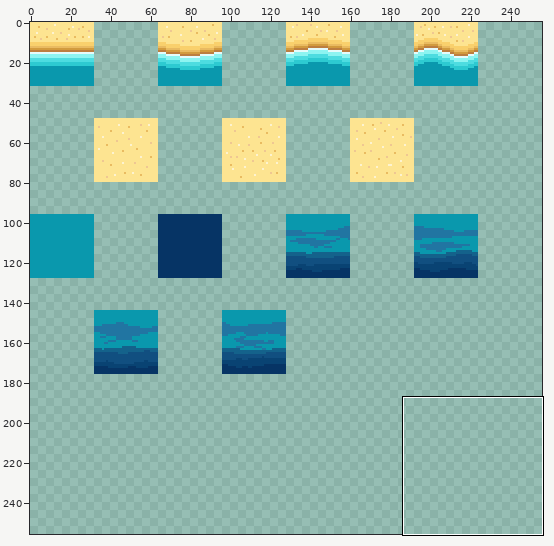
Two versions of one pixel-art file, Assets/game-assets/tiles/Ocean/OceanTiles.aseprite. The first picture is a wide view before the edit; the outline marks the close-up.
Close-up. Earlier state:
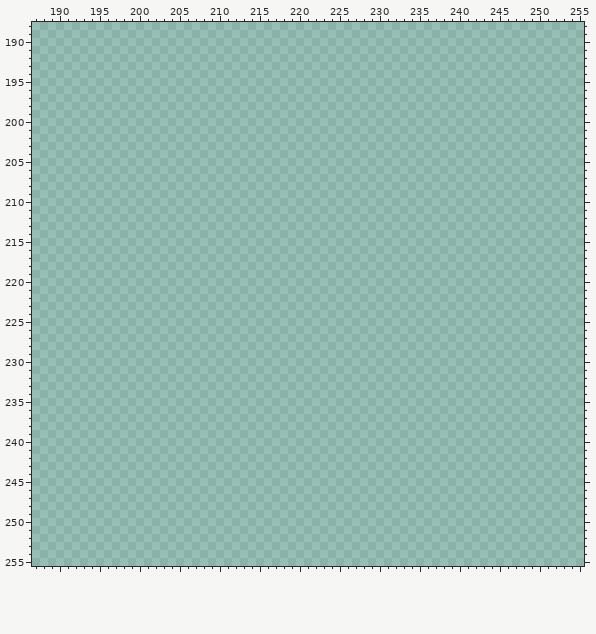
256x256 pixels, 1 frame. Shown: x 187..255, y 188..255. The commit also changed other parts of the picture, which this record leaves out.
And afterwards:
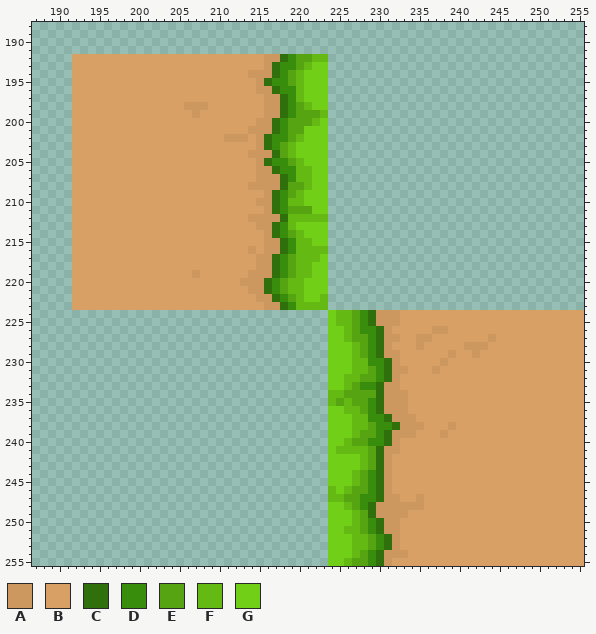
Palette (. is transparent): A #cd9760  B #d9a066  C #2f700d  D #388d0c  E #56a411  F #64ba12  G #70cf16
From old to new:
Changed rows in their new state; - is an unchanged pixel.
first column x 192:
192 BBBBBBBBBBBBBBBBBBBBBBBBAACDEEFF--------------------------------
193 BBBBBBBBBBBBBBBBBBBBBBBBACDDEFGG--------------------------------
194 BBBBBBBBBBBBBBBBBBBBBBAAACDEFGGG--------------------------------
195 BBBBBBBBBBBBBBBBBBBBBBBACDDEFGGG--------------------------------
196 BBBBBBBBBBBBBBBBBBBBBBBAACDDFGGG--------------------------------
197 BBBBBBBBBBBBBBBBBBBBBBBBAACDFGGG--------------------------------
198 BBBBBBBBBBBBBBAAABBBBBBBAACDEFGG--------------------------------
199 BBBBBBBBBBBBBBBABBBBBBBBAACDEEEF--------------------------------
200 BBBBBBBBBBBBBBBBBBBBBBBAACDEEEFG--------------------------------
201 BBBBBBBBBBBBBBBBBBBBBBAAACDEEGGG--------------------------------
202 BBBBBBBBBBBBBBBBBBBAAABACDDEFGGG--------------------------------
203 BBBBBBBBBBBBBBBBBBBBBBBACDEFGGGG--------------------------------
204 BBBBBBBBBBBBBBBBBBBBBBAAACEFGGGG--------------------------------
205 BBBBBBBBBBBBBBBBBBBBBBBACDDEFGGG--------------------------------
206 BBBBBBBBBBBBBBBBBBBBBBBAACDDFFGG--------------------------------
207 BBBBBBBBBBBBBBBBBBBBBBBAAACDFFGG--------------------------------
208 BBBBBBBBBBBBBBBBBBBBBBAAAACEEFGG--------------------------------
209 BBBBBBBBBBBBBBBBBBBBBBBBACDEFGGG--------------------------------
210 BBBBBBBBBBBBBBBBBBBBBBBAACDFFGGG--------------------------------
211 BBBBBBBBBBBBBBBBBBBBBBBBACDEEEGG--------------------------------
212 BBBBBBBBBBBBBBBBBBBBBBAAAACFFFFF--------------------------------
213 BBBBBBBBBBBBBBBBBBBBBBBAACDFGGGG--------------------------------
214 BBBBBBBBBBBBBBBBBBBBBBBBACDEFGGG--------------------------------
215 BBBBBBBBBBBBBBBBBBBBBBBBAACDFFGG--------------------------------
216 BBBBBBBBBBBBBBBBBBBBBBABAACDFFFF--------------------------------
217 BBBBBBBBBBBBBBBBBBBBBBBAACDEFFFG--------------------------------
218 BBBBBBBBBBBBBBBBBBBBBBBAACDEFFGG--------------------------------
219 BBBBBBBBBBBBBBBABBBBBBAAACDEFFGG--------------------------------
220 BBBBBBBBBBBBBBBBBBBBBAAACDEFFGGG--------------------------------
221 BBBBBBBBBBBBBBBBBBBBBBAACDEFFGGG--------------------------------
222 BBBBBBBBBBBBBBBBBBBBBBBAACDEFGGF--------------------------------
223 BBBBBBBBBBBBBBBBBBBBBBBBAACDFFFF--------------------------------
224 --------------------------------GFFEDCAAABBBBBBBBBBBBBBBBBBBBBBB
225 --------------------------------GFFEDCAAABBBBBBBBBBBBBBBBBBBBBBB
226 --------------------------------GGFEDDCABBBBBAABBBBBBBBBBBBBBBBB
227 --------------------------------GGFEEDCAABBAABBBBBBBABBBBBBBBBBB
228 --------------------------------GGGFEDCABBBABBBBBAAABBBBBBBBBBBB
229 --------------------------------GGGFEDCAABBBBBBABBABBBBBBBBBBBBB
230 --------------------------------GGGFFDDCABBBBBABBBBBBBBBBBBBBBBB
231 --------------------------------GGGFFEDCAABBBABBBBBBBBBBBBBBBBBB
232 --------------------------------GGFFEEDCABBBBBBBBBBBBBBBBBBBBBBB
233 --------------------------------GGFEDDCAABBBBBBBBBBBBBBBBBBBBBBB
234 --------------------------------FFEEEECAAABBBBBBBBBBBBBBBBBBBBBB
235 --------------------------------FEFEEDCAAABBBBBBBBBBBBBBBBBBBBBB
236 --------------------------------GGFFEDCAAABBBBBBBBBBBBBBBBBBBBBB
237 --------------------------------GGGFFDDCAAABBBBBBBBBBBBBBBBBBBBB
238 --------------------------------GGGFFEDDCAAABBBABBBBBBBBBBBBBBBB
239 --------------------------------GGGFEEDCAAABBBABBBBBBBBBBBBBBBBB
240 --------------------------------GGFEEDDCABBBBBBBBBBBBBBBBBBBBBBB
241 --------------------------------GFFFFECAABBBBBBBBBBBBBBBBBBBBBBB
242 --------------------------------GGGGFECABBBBBBBBBBBBBBBBBBBBBBBB
243 --------------------------------GGGGFECABBBBBBBBBBBBBBBBBBBBBBBB
244 --------------------------------GGGFEDCABBBBBBBBBBBBBBBBBBBBBBBB
245 --------------------------------GGGFEDCABBBBBBBBBBBBBBBBBBBBBBBB
246 --------------------------------FGFEEDCABBBBBBBBBBBBBBBBBBBBBBBB
247 --------------------------------FFEEDDCAABBABBBBBBBBBBBBBBBBBBBB
248 --------------------------------GGFEDCAAAAAABBBBBBBBBBBBBBBBBBBB
249 --------------------------------GGGFECAAAABBBBBBBBBBBBBBBBBBBBBB
250 --------------------------------GGGFEDCAABBBBBBBBBBBBBBBBBBBBBBB
251 --------------------------------GGFFEDCAABBBBBBBBBBBBBBBBBBBBBBB
252 --------------------------------GGGFFEDCABBBBBBBBBBBBBBBBBBBBBBB
253 --------------------------------GGGFFEDCABBBBBBBBBBBBBBBBBBBBBBB
254 --------------------------------GGGFEDCAAABBBBBBBBBBBBBBBBBBBBBB
255 --------------------------------GGFEEDCABBBBBBBBBBBBBBBBBBBBBBBB
Boxes around the changes in both close-ups, in picture pixels (x1, y1, x2, y2):
added: (72, 54, 584, 566)
